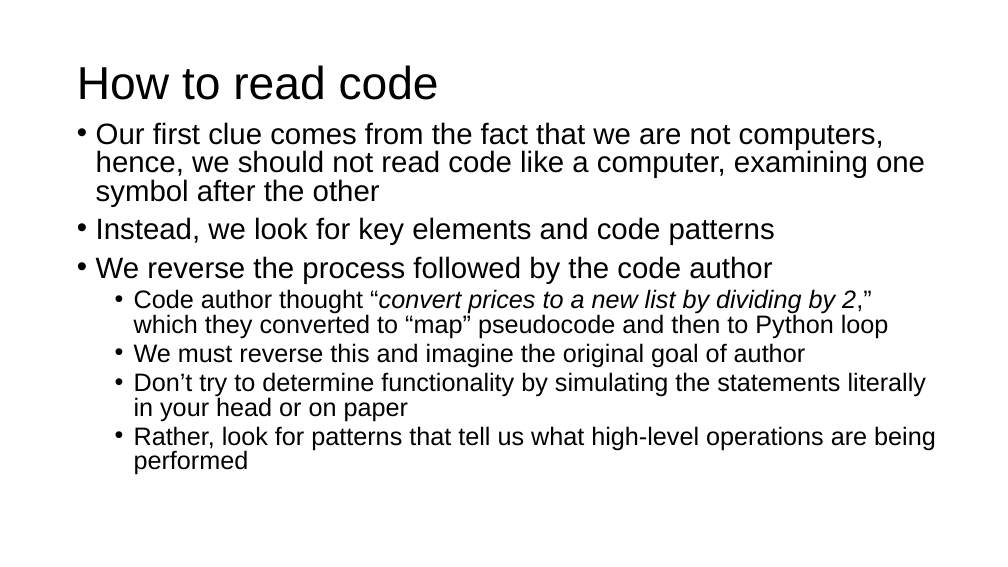
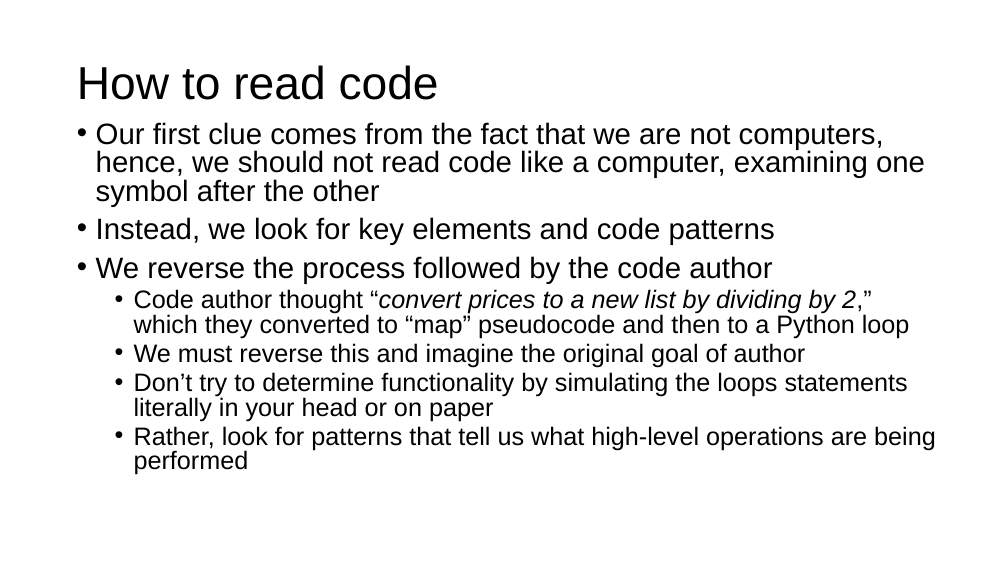
Before and after one commit to parrt/msds689, a slide deck: slide 4 of notes/reading-code.pptx. Drawn at 1008x567 pixels with LibreOffice and Linux fonts; fonts in the diff are those of the drawing; background and template pictures are left out. Boxes give left, top, right and bottom in pixels: in the first picture for what was removed or moved away, otherwise in the second. Text is boxed around its words. In the diff, an @@ line names an element or a change of style, - is before the commit and + after.

```diff
--- a/notes/reading-code.pptx
+++ b/notes/reading-code.pptx
@@ text at (134,289,910,338): text changed @@
-  • Code author thought “convert prices to a new list by dividing by 2,” which they converted to “map” pseudocode and then to Python loop
+  • Code author thought “convert prices to a new list by dividing by 2,” which they converted to “map” pseudocode and then to a Python loop
@@ text at (134,372,908,421): text changed @@
-  • Don’t try to determine functionality by simulating the statements literally in your head or on paper
+  • Don’t try to determine functionality by simulating the loops statements literally in your head or on paper
```
Also in this commit, not shown: 6 other slides changed, 7 other files.
